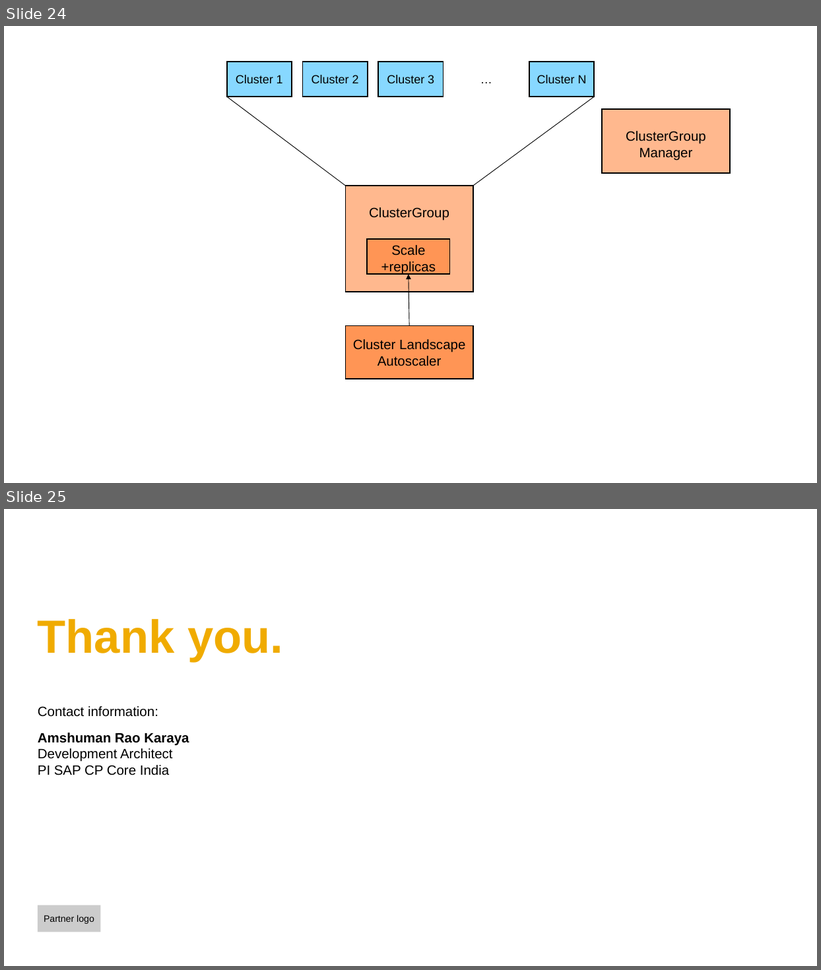
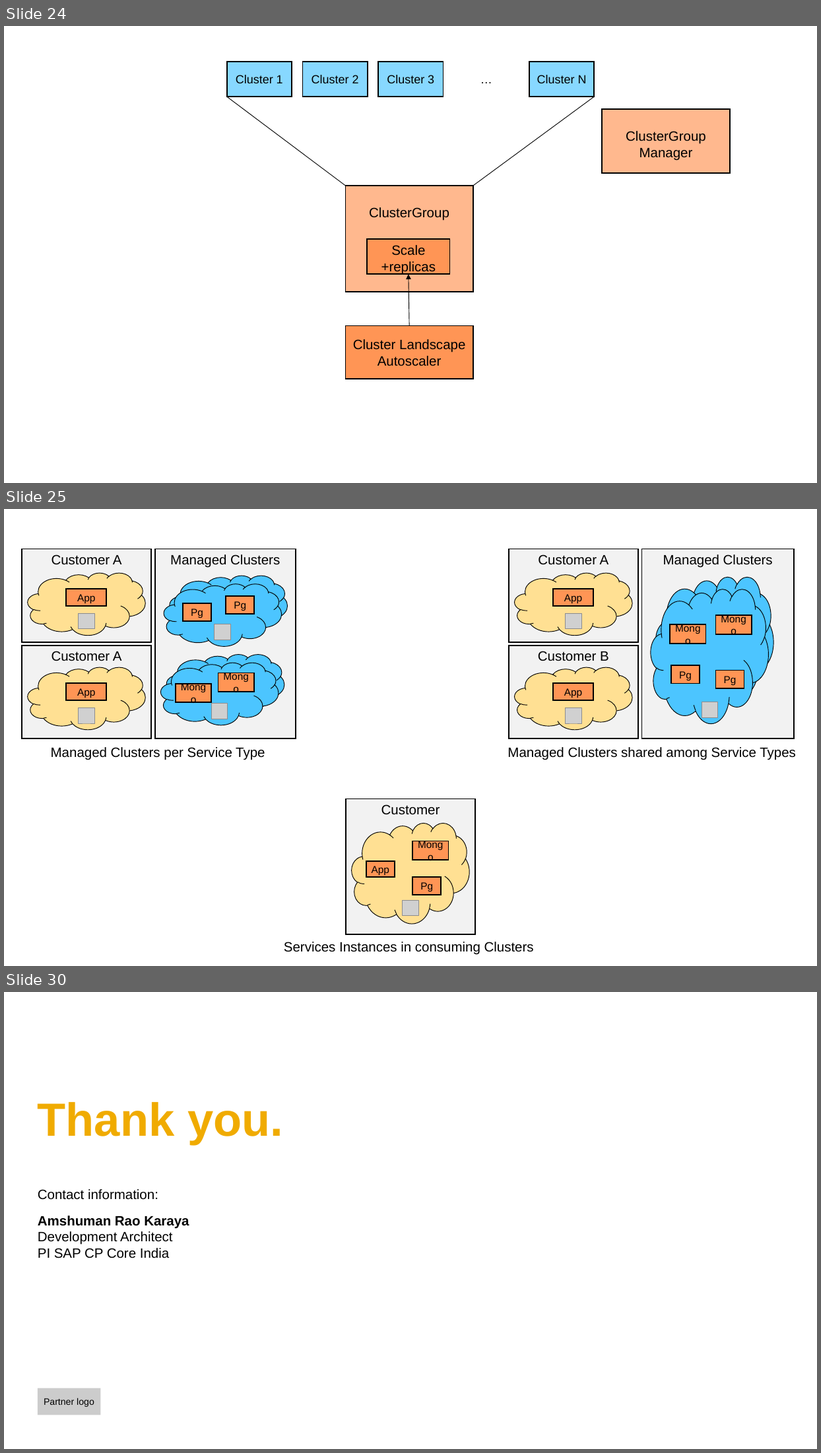
Before and after one commit to cloudfoundry/service-fabrik-broker, a slide deck: interoperator/docs/architecture/diagrams.pptx. Shown one above the other, each under a label of ours: slides 24 and 25 before the commit, slides 24, 25 and 30 after it; the slides between them are not shown. The pictures are 821x970 and 821x1453 pixels, drawn with LibreOffice and Linux fonts; fonts in the diff are those of the drawing; grey boxes stand for pictures; background and template pictures are left out. Boxes give left, top, right and bottom in pixels: in the first picture for what was removed or moved away, otherwise in the second. Text is boxed around its words. In the diff, an @@ line names an element or a change of style, - is before the commit and + after.

```diff
--- a/interoperator/docs/architecture/diagrams.pptx
+++ b/interoperator/docs/architecture/diagrams.pptx
@@ slide 25 added at <box>4,509,817,966</box>, background #FFFFFF @@
@@ group added at <box>22,549,296,760</box>: 9 rectangles, 6 clouds, 4 pictures, 1 text @@
+Customer A
+App
+Managed Clusters
+Pg
+Pg
+Mongo
+Mongo
+Customer A
+App
+Managed Clusters per Service Type
@@ group added at <box>508,549,796,760</box>: 9 rectangles, 4 clouds, 3 pictures, 1 text @@
+Customer A
+App
+Customer B
+App
+Managed Clusters
+Pg
+Pg
+Mongo
+Mongo
+Managed Clusters shared among Service Types
@@ group added at <box>284,799,534,955</box>: 4 rectangles, 1 cloud, 1 picture, 1 text @@
+Customer
+App
+Pg
+Mongo
+Services Instances in consuming Clusters
@@ what was slide 25 is now slide 30 @@
```
Also in this commit, not shown: 1 slide changed, 4 other slides added, 8 other files.
